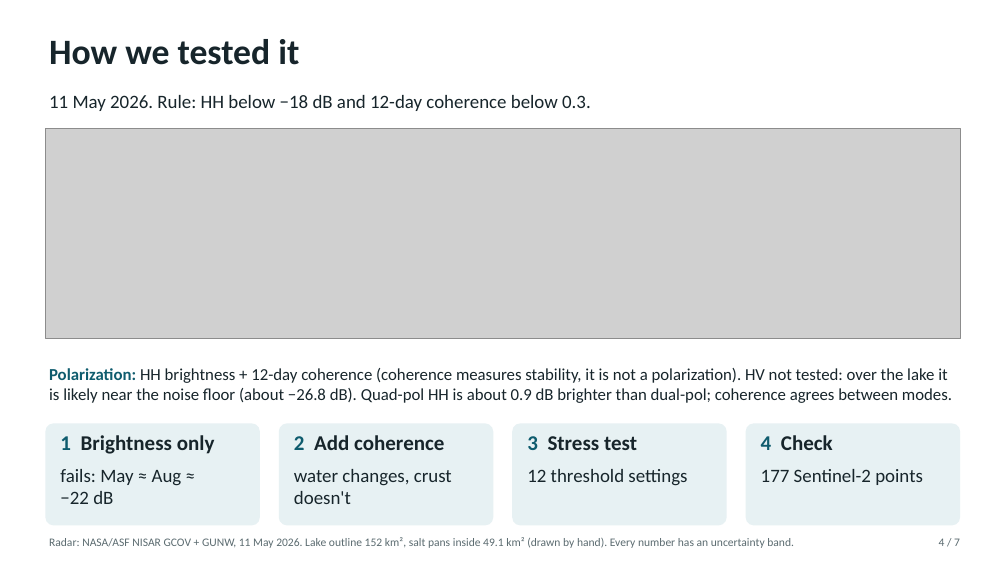
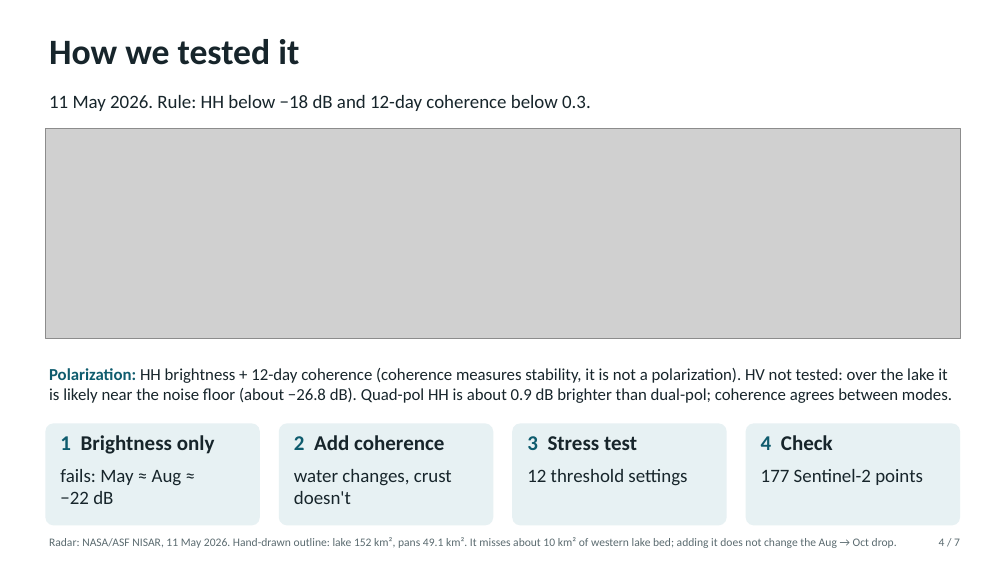
Before and after one commit to lokesh09s/sambhar-watch, a slide deck: slide 4 of docs/slides/Sambhar_Watch.pptx. Drawn at 1008x567 pixels with LibreOffice and Linux fonts; fonts in the diff are those of the drawing; grey boxes stand for pictures. Boxes give left, top, right and bottom in pixels: in the first picture for what was removed or moved away, otherwise in the second. Text is boxed around its words. In the diff, an @@ line names an element or a change of style, - is before the commit and + after.

```diff
--- a/docs/slides/Sambhar_Watch.pptx
+++ b/docs/slides/Sambhar_Watch.pptx
@@ text at box(49, 537, 897, 548): text changed @@
-Radar: NASA/ASF NISAR GCOV + GUNW, 11 May 2026. Lake outline 152 km², salt pans inside 49.1 km² (drawn by hand). Every number has an uncertainty band.
+Radar: NASA/ASF NISAR, 11 May 2026. Hand-drawn outline: lake 152 km², pans 49.1 km². It misses about 10 km² of western lake bed; adding it does not change the Aug → Oct drop.
```
Also in this commit, not shown: 7 other files.
